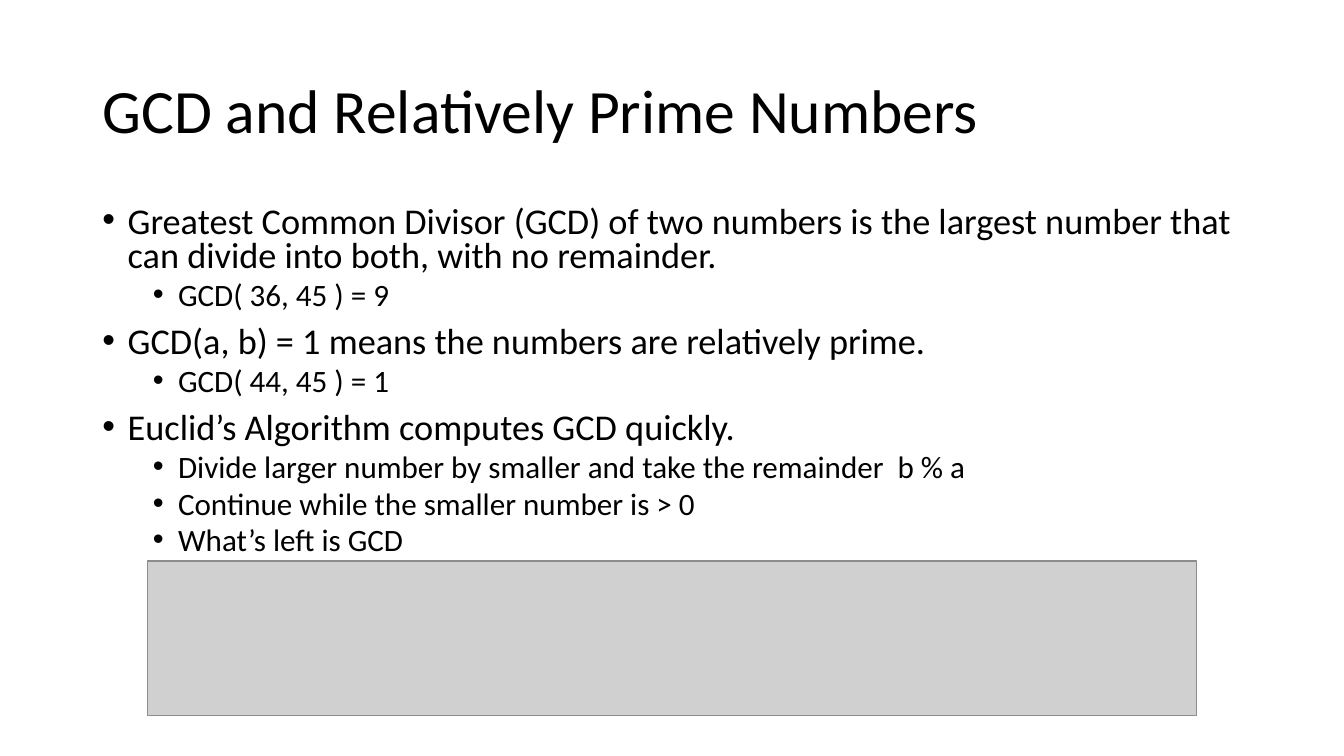
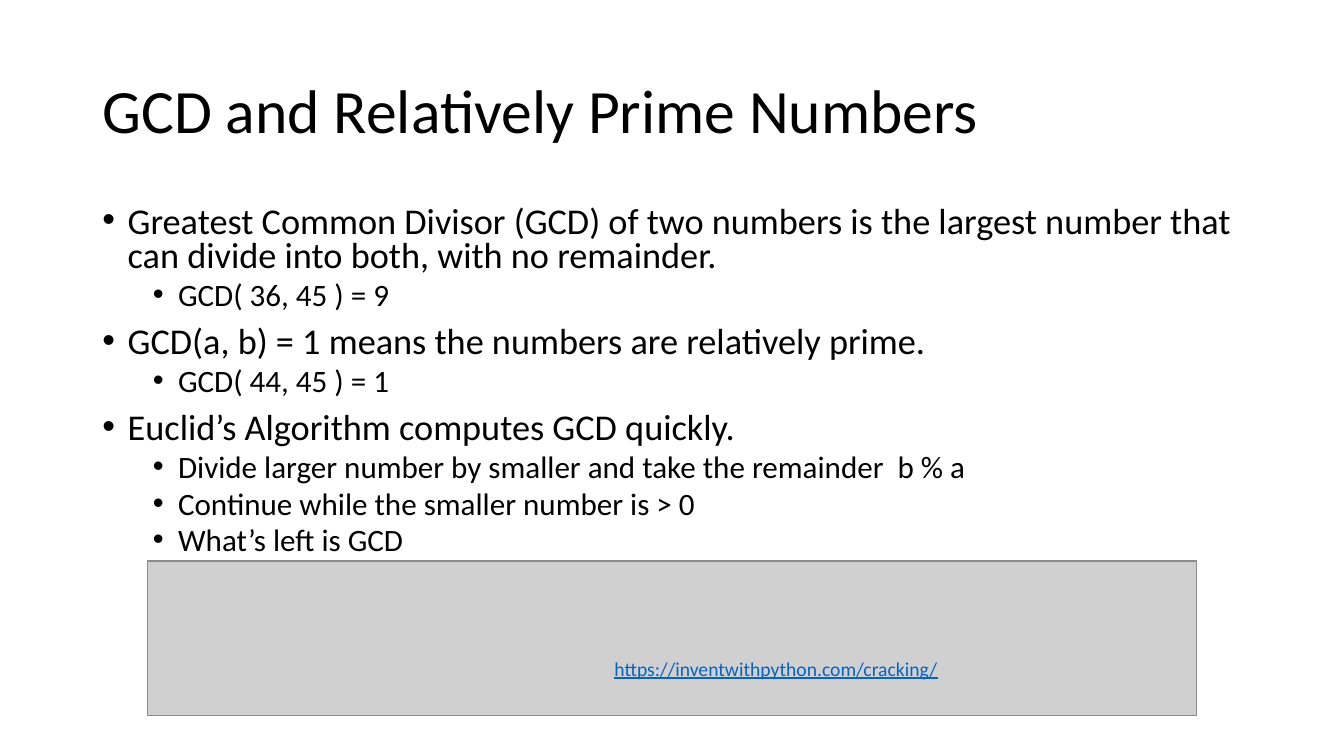
Before and after one commit to john-r2/CyberSec-Modules, a slide deck: slide 7 of 5.Crypto/Cryptology2-Classic-Modular-Arith.pptx. Drawn at 1344x756 pixels with LibreOffice and Linux fonts; fonts in the diff are those of the drawing; grey boxes stand for pictures. Boxes give left, top, right and bottom in pixels: in the first picture for what was removed or moved away, otherwise in the second. Text is boxed around its words. In the diff, an @@ line names an element or a change of style, - is before the commit and + after.

```diff
--- a/5.Crypto/Cryptology2-Classic-Modular-Arith.pptx
+++ b/5.Crypto/Cryptology2-Classic-Modular-Arith.pptx
@@ text added at [614, 662, 937, 680], 14 pt, text #0563C1, underline @@
+https://inventwithpython.com/cracking/
```
Also in this commit, not shown: 4 other slides changed, 32 other files.
